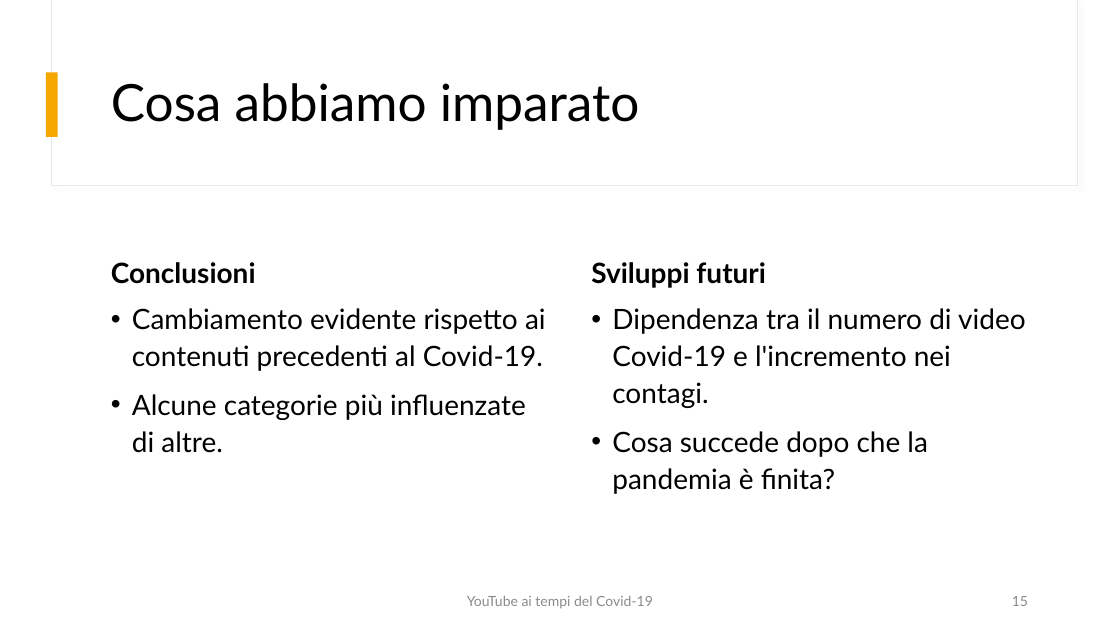
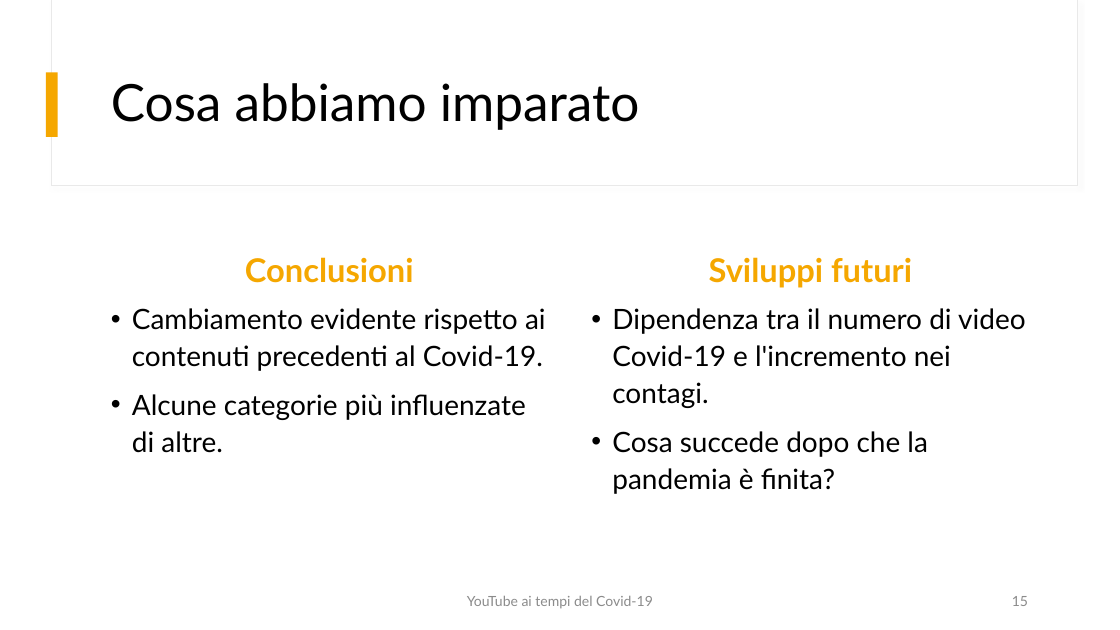
Before and after one commit to fedelux3/Youtube_trending_analysis, a slide deck: slide 15 of presentazione/presentazione.pptx. Drawn at 1120x630 pixels with LibreOffice and Linux fonts; fonts in the diff are those of the drawing. Boxes give left, top, right and bottom in pixels: in the first picture for what was removed or moved away, otherwise in the second. Text is boxed around its words. In the diff, an @@ line names an element or a change of style, - is before the commit and + after.

```diff
--- a/presentazione/presentazione.pptx
+++ b/presentazione/presentazione.pptx
@@ text "Conclusioni": place and size @@
-text "Conclusioni" at [111,262,256,284]
+text "Conclusioni" at [245,257,414,283]
@@ text "Conclusioni" at [245,257,414,283]: size 24 to 28 pt, text colour #000000 to #F5A700; alignment left to centre @@
@@ text "Sviluppi futuri" at [709,257,912,288]: size 24 to 28 pt, text colour #000000 to #F5A700; alignment left to centre @@
@@ text "Sviluppi futuri": place and size @@
-text "Sviluppi futuri" at [591,262,766,288]
+text "Sviluppi futuri" at [709,257,912,288]
```
Also in this commit, not shown: 11 other slides changed.
